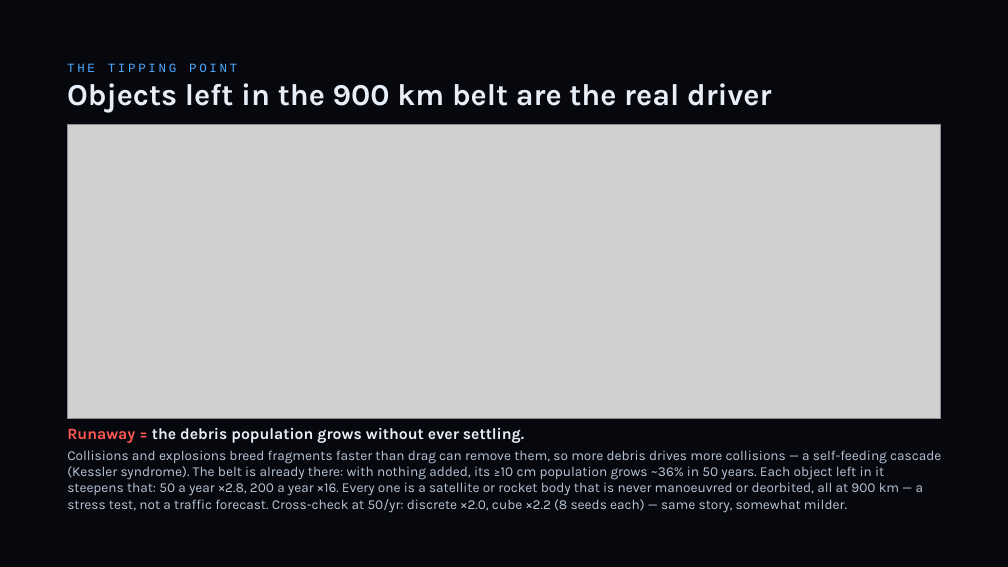
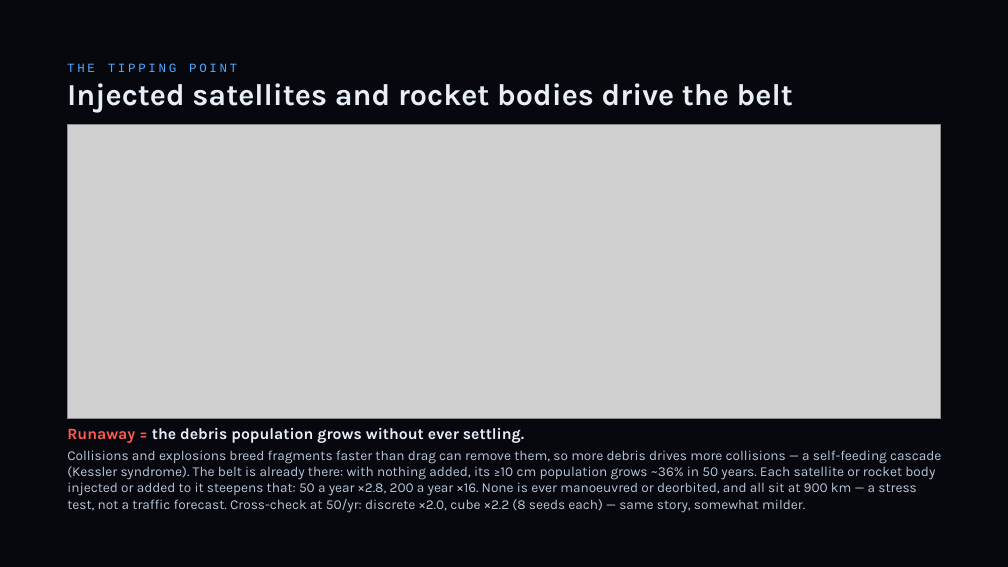
Before and after one commit to TimKadyrov/DebrisCascade, a slide deck: slide 14 of Barrel of Nails — Kessler Study.pptx. Drawn at 1008x567 pixels with LibreOffice and Linux fonts; fonts in the diff are those of the drawing; grey boxes stand for pictures. Boxes give left, top, right and bottom in pixels: in the first picture for what was removed or moved away, otherwise in the second. Text is boxed around its words. In the diff, an @@ line names an element or a change of style, - is before the commit and + after.

```diff
--- a/Barrel of Nails — Kessler Study.pptx
+++ b/Barrel of Nails — Kessler Study.pptx
@@ text at [67,83,793,113]: text changed @@
-Objects left in the 900 km belt are the real driver
+Injected satellites and rocket bodies drive the belt
@@ text at [67,450,941,513]: text changed @@
-Collisions and explosions breed fragments faster than drag can remove them, so more debris drives more collisions — a self-feeding cascade (Kessler syndrome). The belt is already there: with nothing added, its ≥10 cm population grows ~36% in 50 years. Each object left in it steepens that: 50 a year ×2.8, 200 a year ×16. Every one is a satellite or rocket body that is never manoeuvred or deorbited, all at 900 km — a stress test, not a traffic forecast. Cross-check at 50/yr: discrete ×2.0, cube ×2.2 (8 seeds each) — same story, somewhat milder.
+Collisions and explosions breed fragments faster than drag can remove them, so more debris drives more collisions — a self-feeding cascade (Kessler syndrome). The belt is already there: with nothing added, its ≥10 cm population grows ~36% in 50 years. Each satellite or rocket body injected or added to it steepens that: 50 a year ×2.8, 200 a year ×16. None is ever manoeuvred or deorbited, and all sit at 900 km — a stress test, not a traffic forecast. Cross-check at 50/yr: discrete ×2.0, cube ×2.2 (8 seeds each) — same story, somewhat milder.
```
Also in this commit, not shown: 6 other slides changed, 9 other files.
